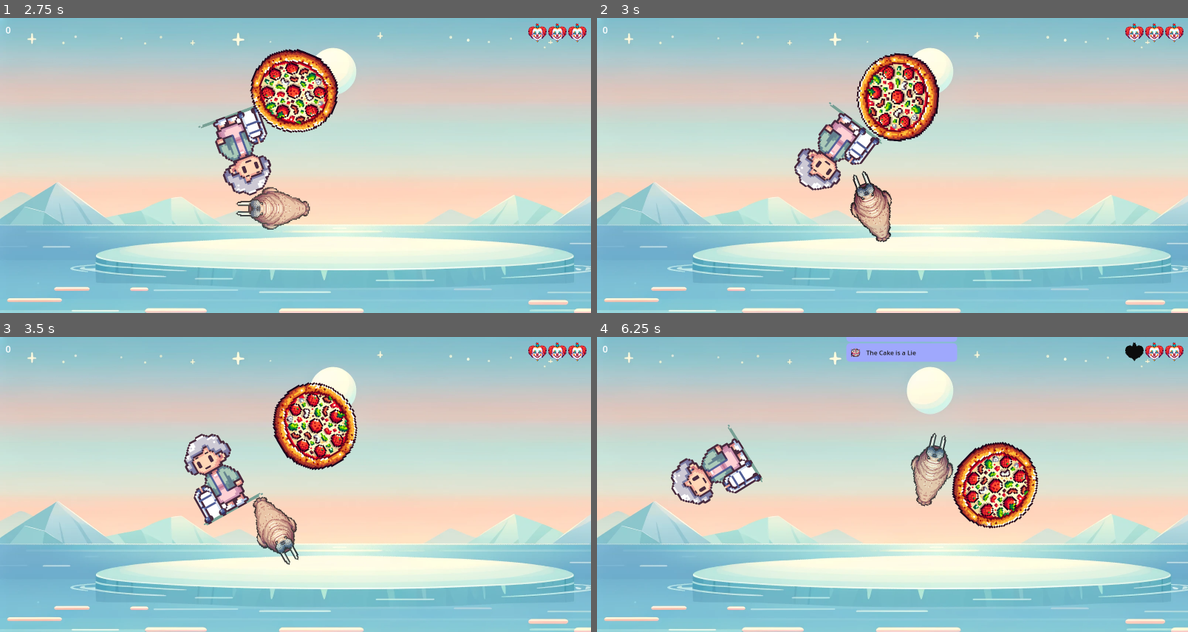
Above: before the commit, frames 1-4 (two rows, left to right).
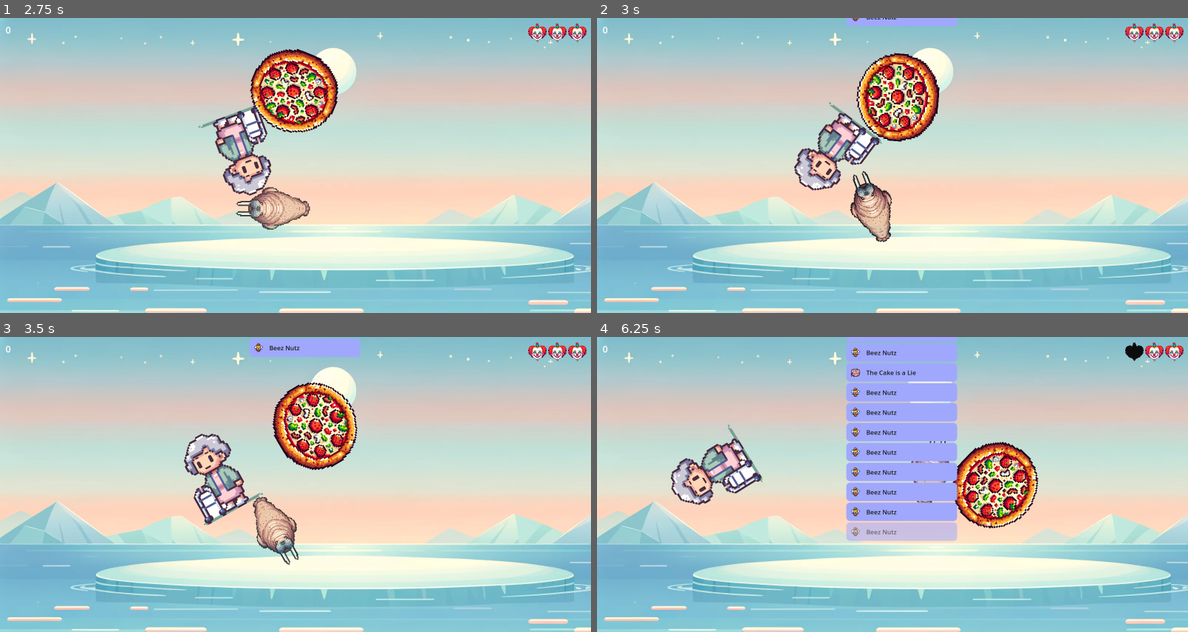
Above: after the commit, the same moments.

Repository: bytedev-code/the-sad-unicorn
Game: Godot game, scene res://menu/menu.tscn
Two runs of this game, one before a commit and one after it. Both use one fixed random seed, a clock stepped at 60 frames per second and the inputs below.
Inputs (mouse positions are in pixels of both pictures, inside the frame that each line leads up to):
- Up to frame 1 (2.75 s): click "Achivements" at 0.5 s; click "X" at 1.25 s; click "New Game" at 2 s
- Up to frame 2 (3 s): move the mouse to (1022, 150) at 2.77 s; hold D (player_rotate_right) from 2.78 s (still down); hold K from 2.78 s (still down)
- Up to frame 3 (3.5 s): keep holding D (player_rotate_right); keep holding K
- Up to frame 4 (6.25 s): move the mouse to (774, 499) at 3.52 s; release D (player_rotate_right) at 3.53 s; release K at 3.53 s; hold A (player_rotate_left) 3.53-4.28 s; tap Space (player_shoot) at 3.6 s; tap K at 3.8, 5.3, 6.05 s; move the mouse to (951, 419) at 4.27 s; hold D (player_rotate_right) 4.28-5.03 s; hold K 4.28-5.03 s; move the mouse to (862, 543) at 5.02 s; hold W (player_forward) 5.03-5.78 s; tap T at 5.1 s; move the mouse to (1069, 528) at 5.77 s; hold A (player_rotate_left) from 5.78 s (still down); hold O from 5.78 s (still down)

Frame 1 is identical in both runs. In frame 2, 0.5% of the frame differs, in the area x 42-61%, y 0-3%; in frame 3, 1.2%; in frame 4, 11%, in the area x 42-61%, y 3-70%.

Commit message:
Achivment Queue fix

Diff:
--- a/achivements/achivementBanner.tscn
+++ b/achivements/achivementBanner.tscn
@@ -70,10 +70,11 @@
 text = "Make the Unicorn Laugh"
 
 [node name="ObacityTimer" type="Timer" parent="."]
+wait_time = 3.0
 autostart = true
 
 [node name="KillTimer" type="Timer" parent="."]
-wait_time = 2.0
+wait_time = 4.0
 autostart = true
 
 [connection signal="timeout" from="ObacityTimer" to="." method="_on_timer_timeout"]
--- a/achivements/scripts/achivements.gd
+++ b/achivements/scripts/achivements.gd
@@ -116,3 +116,14 @@
 	$BannerContainer.move_child(banner, 0)
 	$BannerContainer.position.y = -50
 	tween.tween_property($BannerContainer, "position:y", 4, 0.5).set_ease(Tween.EASE_OUT)
+
+func _input(ev):
+	if Input.is_key_pressed(KEY_K):
+		displayAchivment(
+	{
+		"name": "Beez Nutz",
+		"texture": preload("res://assets/enemies/bee_queen.png"),
+		"reference":["enemies","killed","bee_queen"],
+		"goal":10,
+		"reached": false
+	})
--- a/loss.tscn
+++ b/loss.tscn
@@ -35,9 +35,6 @@
 grow_vertical = 2
 script = ExtResource("1_lve7o")
 
-[node name="Achivements" parent="." instance=ExtResource("2_ma8sy")]
-layout_mode = 1
-
 [node name="TextureRect" type="TextureRect" parent="."]
 layout_mode = 1
 anchors_preset = 15
@@ -61,6 +58,9 @@
 pivot_offset = Vector2(250, 240)
 texture = ExtResource("1_21h38")
 expand_mode = 1
+
+[node name="Achivements" parent="." instance=ExtResource("2_ma8sy")]
+layout_mode = 1
 
 [node name="Control" type="Control" parent="."]
 layout_mode = 1
--- a/menu/achivementsMenu.gd
+++ b/menu/achivementsMenu.gd
@@ -25,7 +25,6 @@
 		get_tree().change_scene_to_file("res://menu/menu.tscn")
 
 func _on_mouse_entered():
-	print("hover")
 	var tween = create_tween()
 	tween.tween_property($Panel, "scale:y", 1.1, .5).set_ease(Tween.EASE_OUT)
 	tween.parallel().tween_property($Panel, "scale:x", 1.1,.5).set_ease(Tween.EASE_OUT)
--- a/win.tscn
+++ b/win.tscn
@@ -35,9 +35,6 @@
 grow_vertical = 2
 script = ExtResource("1_ojjr4")
 
-[node name="Achivements" parent="." instance=ExtResource("2_5iluo")]
-layout_mode = 1
-
 [node name="TextureRect" type="TextureRect" parent="."]
 layout_mode = 1
 anchors_preset = 15
@@ -61,6 +58,9 @@
 pivot_offset = Vector2(250, 240)
 texture = ExtResource("3_gyke1")
 expand_mode = 1
+
+[node name="Achivements" parent="." instance=ExtResource("2_5iluo")]
+layout_mode = 1
 
 [node name="Control" type="Control" parent="."]
 layout_mode = 1
@@ -112,6 +112,7 @@
 text = "Again!!!"
 
 [node name="Button2" type="Button" parent="Control"]
+visible = false
 layout_mode = 1
 anchors_preset = 8
 anchor_left = 0.5
Not shown: 1 places in AudioManager.tscn that only renumber resources
Not shown: 1 places in game.tscn that only renumber resources
